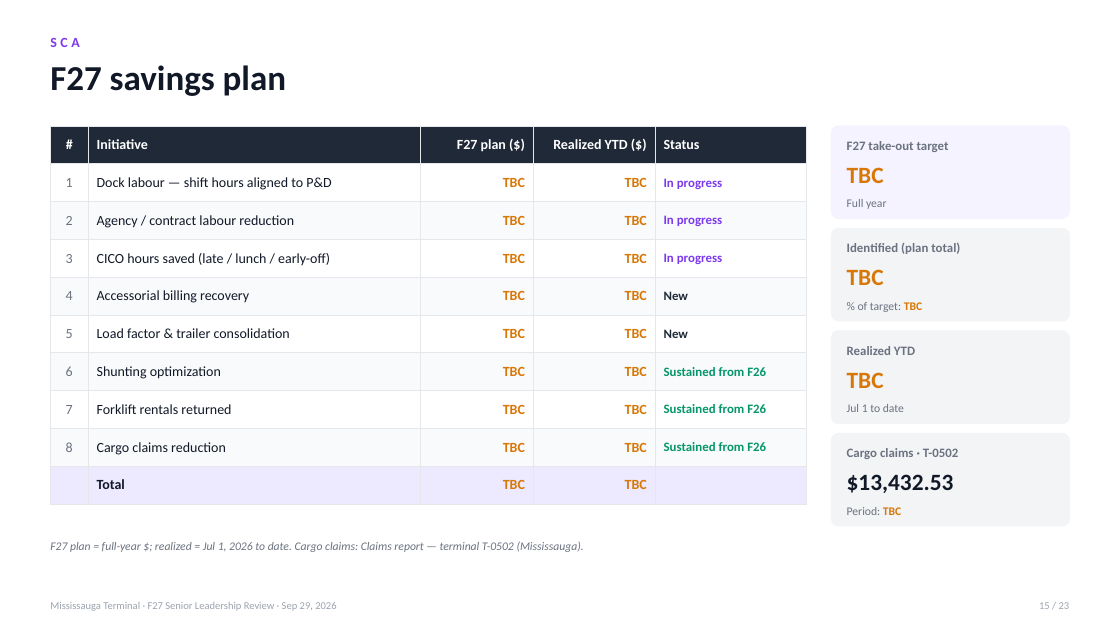
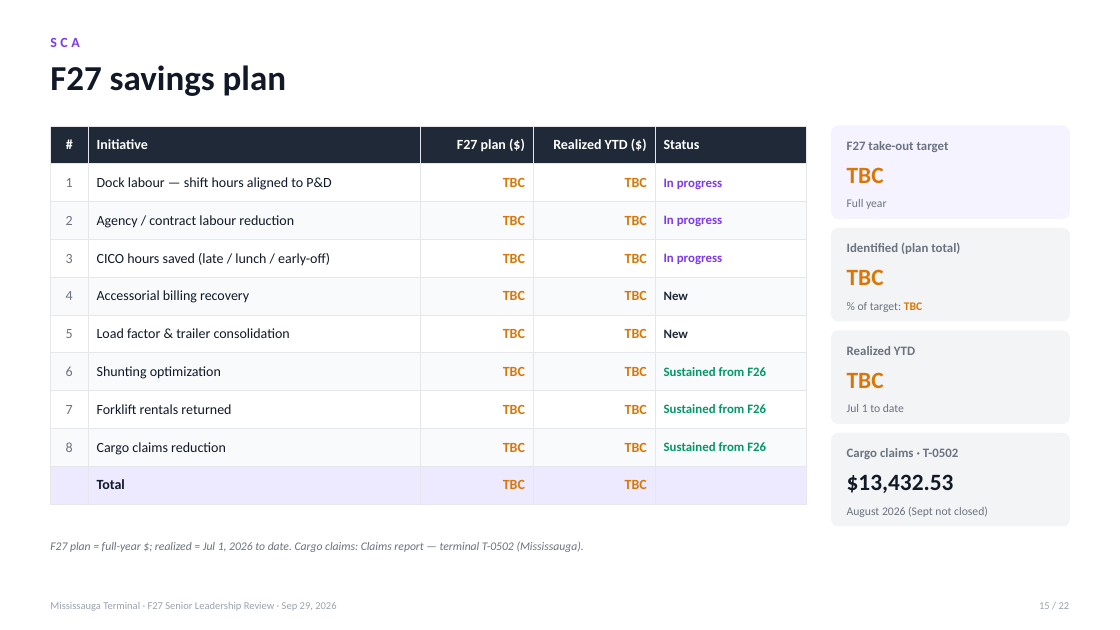
Before and after one commit to FuoriclasseX/mississauga-terminal-f26-cost-transformation-dashboard, a slide deck: slide 15 of presentation/Mississauga_F27_Leadership_Review_Sep29.pptx. Drawn at 1120x630 pixels with LibreOffice and Linux fonts; fonts in the diff are those of the drawing. Boxes give left, top, right and bottom in pixels: in the first picture for what was removed or moved away, otherwise in the second. Text is boxed around its words. In the diff, an @@ line names an element or a change of style, - is before the commit and + after.

```diff
--- a/presentation/Mississauga_F27_Leadership_Review_Sep29.pptx
+++ b/presentation/Mississauga_F27_Leadership_Review_Sep29.pptx
@@ text at [847,507,988,517]: text changed @@
-Period: TBC
+August 2026 (Sept not closed)
```
Also in this commit, not shown: 20 other slides changed, 1 slide removed.
